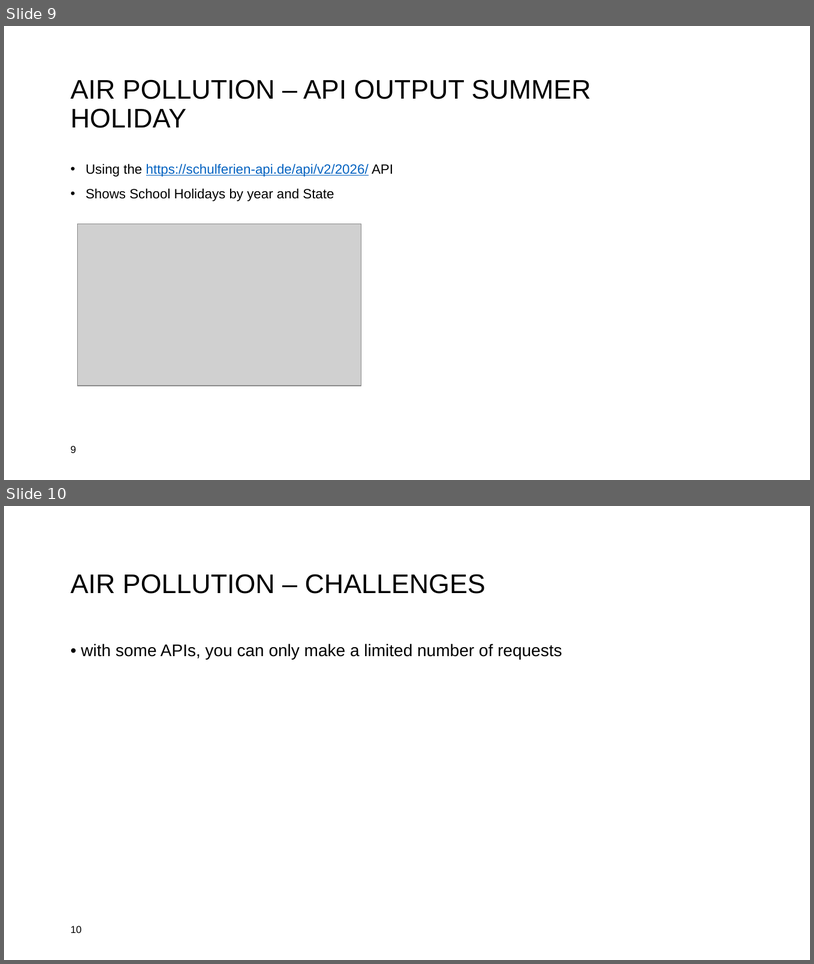
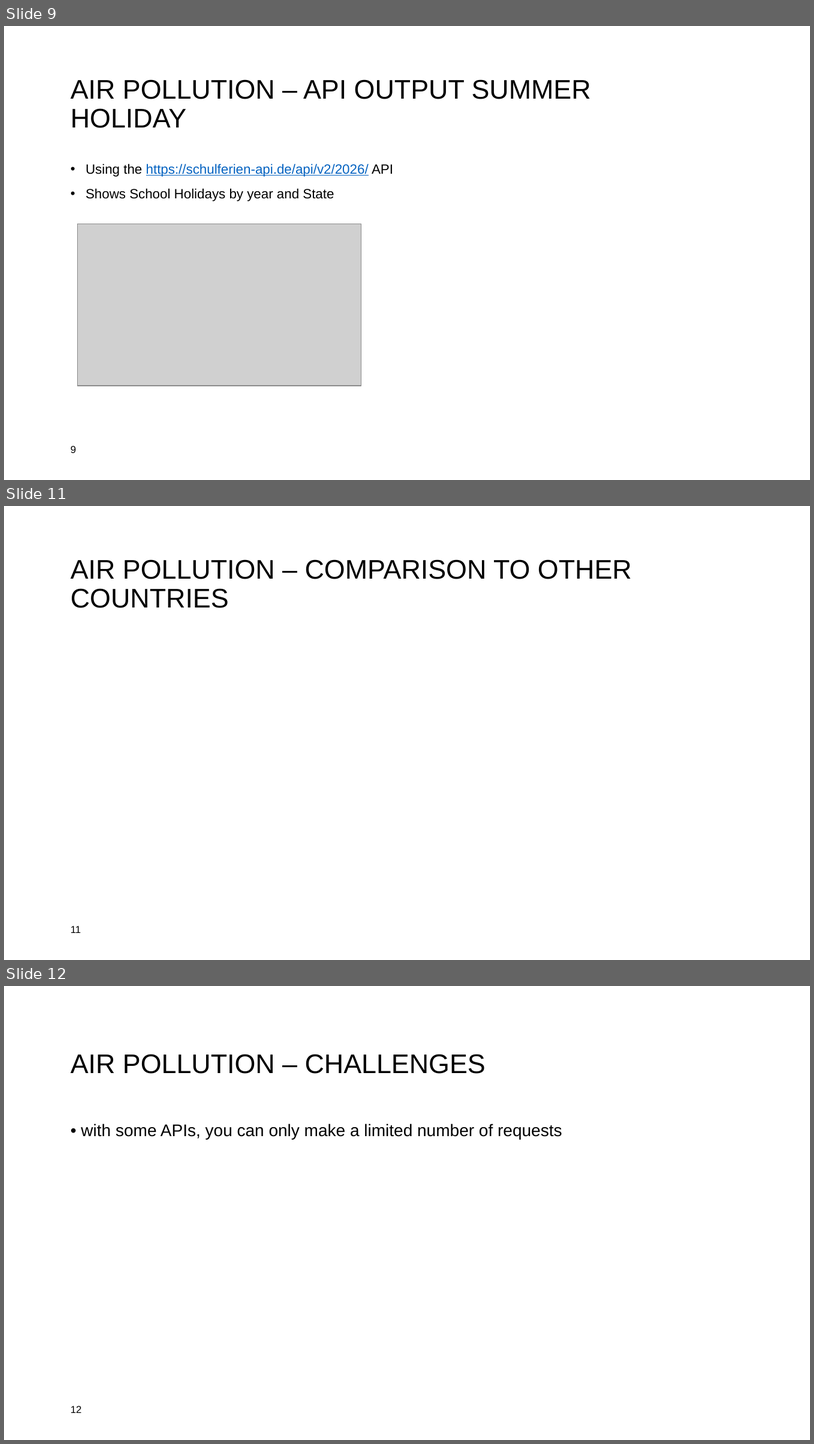
Before and after one commit to lennartklose96/DataScienceProject, a slide deck: Data-Science-Project2Präsi.pptx. Shown one above the other, each under a label of ours: slides 9 and 10 before the commit, slides 9, 11 and 12 after it; the slides between them are not shown. The pictures are 814x964 and 814x1444 pixels, drawn with LibreOffice and Linux fonts; fonts in the diff are those of the drawing; grey boxes stand for pictures; background and template pictures are left out. Boxes give left, top, right and bottom in pixels: in the first picture for what was removed or moved away, otherwise in the second. Text is boxed around its words. In the diff, an @@ line names an element or a change of style, - is before the commit and + after.

```diff
--- a/Data-Science-Project2Präsi.pptx
+++ b/Data-Science-Project2Präsi.pptx
@@ slide 11 added at (x1=4, y1=506, x2=810, y2=960), background #FFFFFF @@
@@ title added at (x1=71, y1=559, x2=632, y2=608), 32 pt, text #000000 @@
+AIR POLLUTION – COMPARISON TO OTHER COUNTRIES
@@ page number added at (x1=71, y1=925, x2=81, y2=933), 12 pt, text #000000 @@
+11
@@ what was slide 10 is now slide 12 @@
@@ page number at (x1=71, y1=1405, x2=82, y2=1413): text changed @@
-10
+12
```
Also in this commit, not shown: 1 other slide added.
